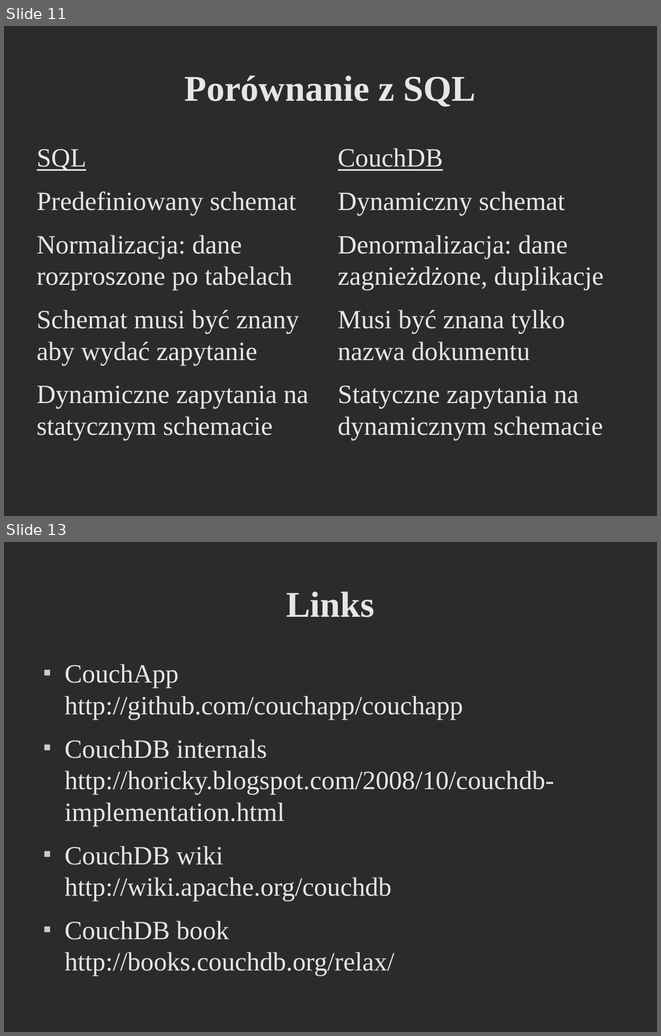
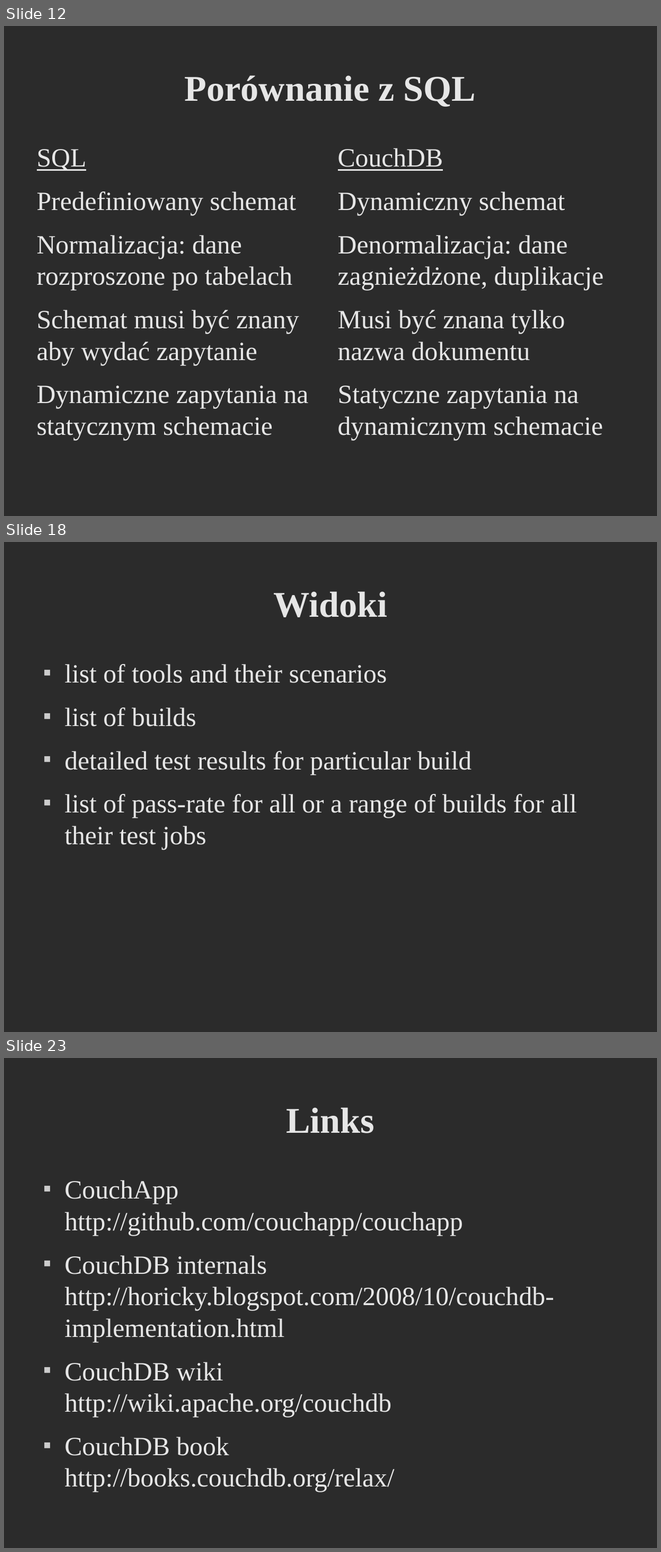
Before and after one commit to godfryd/checking-couchdb, a slide deck: checking-couchdb.odp. Shown one above the other, each under a label of ours: slides 11 and 13 before the commit, slides 12, 18 and 23 after it; the slides between them are not shown. The pictures are 661x1036 and 661x1552 pixels, drawn with LibreOffice and Linux fonts; fonts in the diff are those of the drawing; background and template pictures are left out; a plain dark background stands for a picture behind light text. Boxes give left, top, right and bottom in pixels: in the first picture for what was removed or moved away, otherwise in the second. Text is boxed around its words. In the diff, an @@ line names an element or a change of style, - is before the commit and + after.

```diff
--- a/checking-couchdb.odp
+++ b/checking-couchdb.odp
@@ slide 18 added at box(4, 542, 657, 1032), background picture (left out) @@
@@ title added at box(273, 591, 387, 617), 44 pt, text #E6E6E6, bold @@
+Widoki
@@ text added at box(64, 664, 577, 849), 32 pt, text #E6E6E6 @@
+■ list of tools and their scenarios
+■ list of builds
+■ detailed test results for particular build
+■ list of pass-rate for all or a range of builds for all their test jobs
@@ what was slide 11 is now slide 12 @@
@@ what was slide 13 is now slide 23 @@
```
Also in this commit, not shown: 3 slides changed, 9 other slides added, 4 other files.
